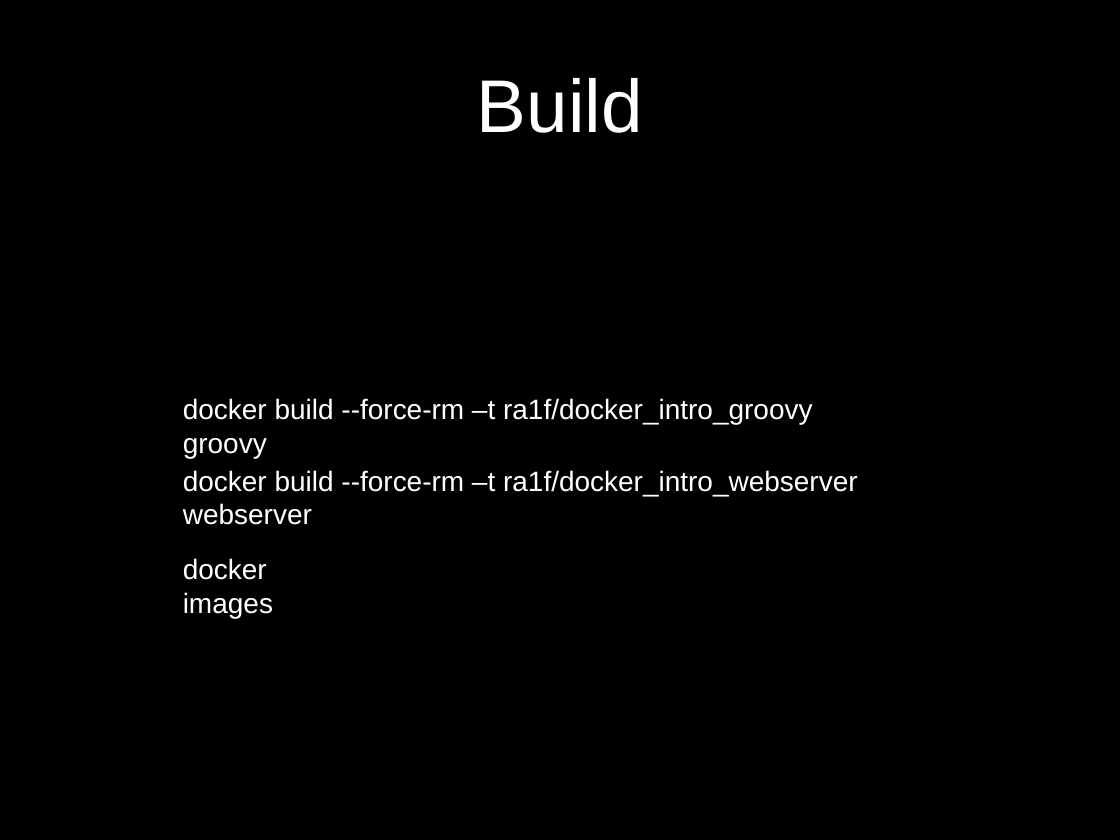
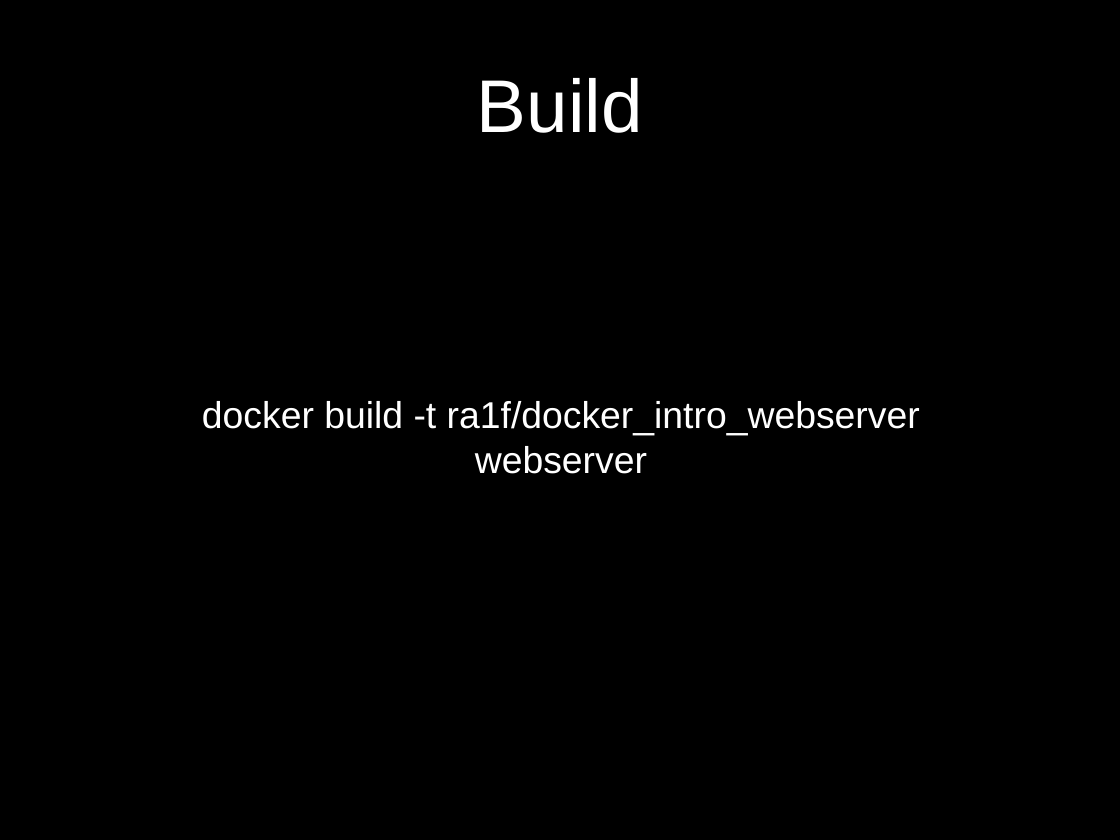
Before and after one commit to ra1f/docker-intro, a slide deck: slide 31 of DockerIntro.pptx (slide 8 before the commit). Drawn at 1120x840 pixels with LibreOffice and Linux fonts; fonts in the diff are those of the drawing; background and template pictures are left out. Boxes give left, top, right and bottom in pixels: in the first picture for what was removed or moved away, otherwise in the second. Text is boxed around its words. In the diff, an @@ line names an element or a change of style, - is before the commit and + after.

```diff
--- a/DockerIntro.pptx
+++ b/DockerIntro.pptx
@@ text at [202,401,920,474]: text changed; size 18 to 24 pt @@
-docker build --force-rm –t ra1f/docker_intro_groovy groovy
+docker build -t ra1f/docker_intro_webserver webserver
@@ text removed at [183,470,858,496] @@
-docker build --force-rm –t ra1f/docker_intro_webserver webserver
@@ text removed at [183,558,273,618] @@
-docker images
```
Also in this commit, not shown: 4 other slides changed, 36 slides added, 2 slides removed, 7 other files.
